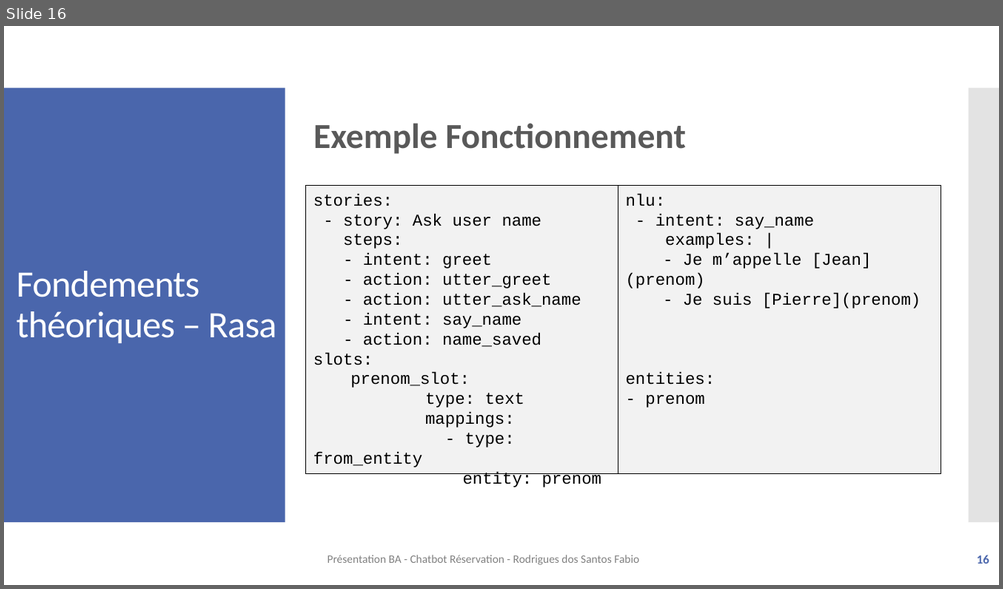
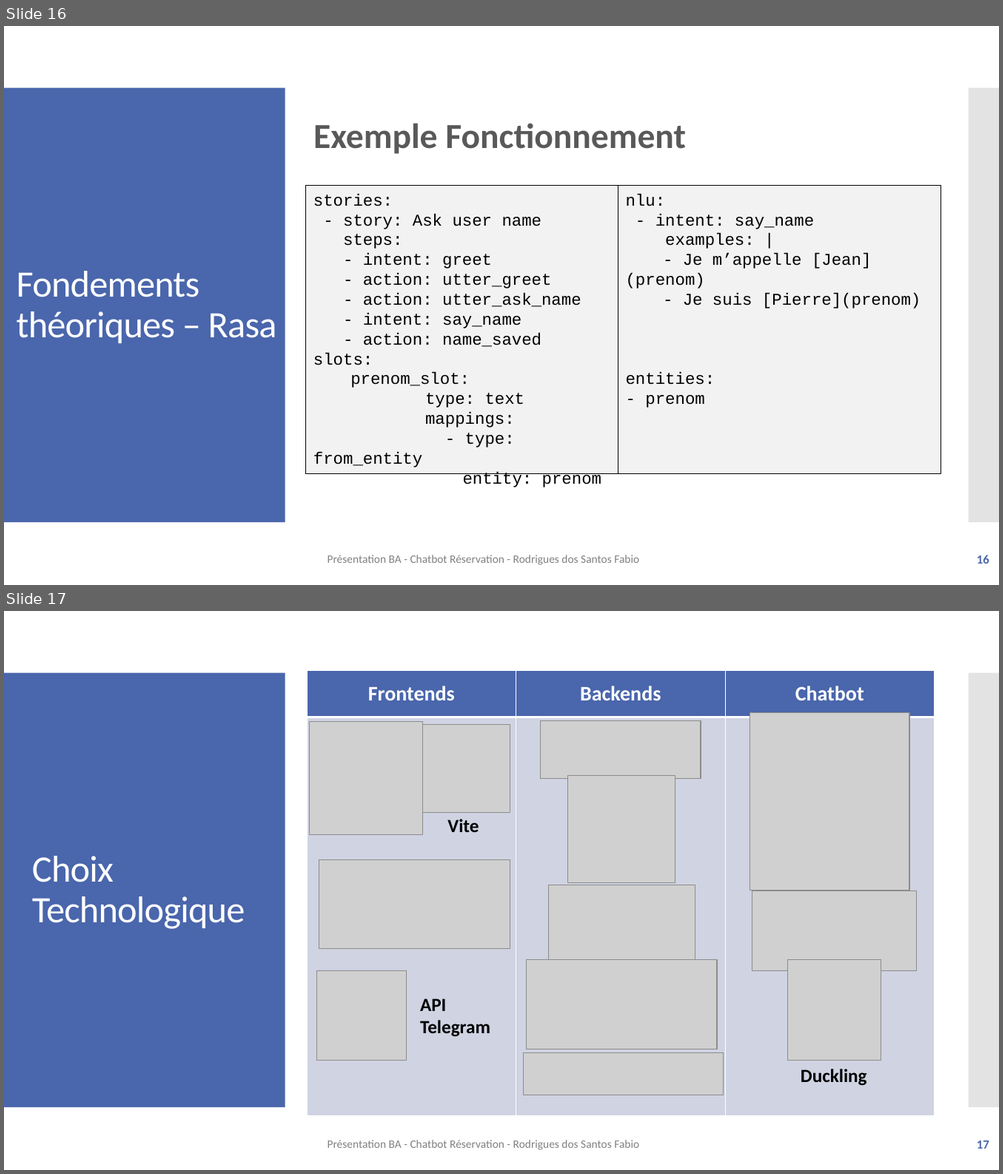
Before and after one commit to f-rdrgs/projet-bachelor, a slide deck: documentation/travail_bachelor/ISC_LOG_presentation_diplome_RodriguesDosSantosFabio_EggenbergNiklaus_2024.pptx. Shown one above the other, each under a label of ours: slide 16 before the commit, slides 16 and 17 after it. The pictures are 1003x589 and 1003x1174 pixels, drawn with LibreOffice and Linux fonts; fonts in the diff are those of the drawing; grey boxes stand for pictures. Boxes give left, top, right and bottom in pixels: in the first picture for what was removed or moved away, otherwise in the second. Text is boxed around its words. In the diff, an @@ line names an element or a change of style, - is before the commit and + after.

```diff
--- a/documentation/travail_bachelor/ISC_LOG_presentation_diplome_RodriguesDosSantosFabio_EggenbergNiklaus_2024.pptx
+++ b/documentation/travail_bachelor/ISC_LOG_presentation_diplome_RodriguesDosSantosFabio_EggenbergNiklaus_2024.pptx
@@ slide 17 added at box(4, 611, 999, 1170), background #FFFFFF; not listed: 2 template elements that a slide beside it also shows @@
@@ table added at box(307, 671, 933, 1111), 2 rows, 3 columns @@
+Frontends | Backends | Chatbot
+ |  | 
@@ picture added at box(540, 721, 701, 778) @@
@@ picture added at box(749, 713, 909, 891) @@
@@ picture added at box(310, 722, 424, 835) @@
@@ picture added at box(418, 724, 510, 813) @@
@@ picture added at box(568, 776, 675, 883) @@
@@ text added at box(447, 819, 478, 832), 18 pt, text #000000, bold @@
+Vite
@@ title added at box(32, 856, 244, 929), 36 pt, text #FFFFFF @@
+Choix Technologique
@@ picture added at box(318, 860, 510, 949) @@
@@ picture added at box(549, 885, 695, 965) @@
@@ picture added at box(752, 891, 916, 971) @@
@@ picture added at box(526, 960, 717, 1050) @@
@@ picture added at box(788, 960, 882, 1061) @@
@@ picture added at box(317, 971, 407, 1061) @@
@@ text added at box(420, 999, 490, 1037), 18 pt, text #000000, bold @@
+API Telegram
@@ picture added at box(523, 1054, 723, 1095) @@
@@ text added at box(800, 1069, 867, 1086), 18 pt, text #000000, bold @@
+Duckling
@@ text added at box(327, 1140, 639, 1150), 11 pt, text #808080 @@
+Présentation BA - Chatbot Réservation - Rodrigues dos Santos Fabio
@@ page number added at box(976, 1141, 989, 1149), 12 pt, text #4A66AC, bold @@
+17
```
Also in this commit, not shown: 1 slide changed, 3 other slides added.
